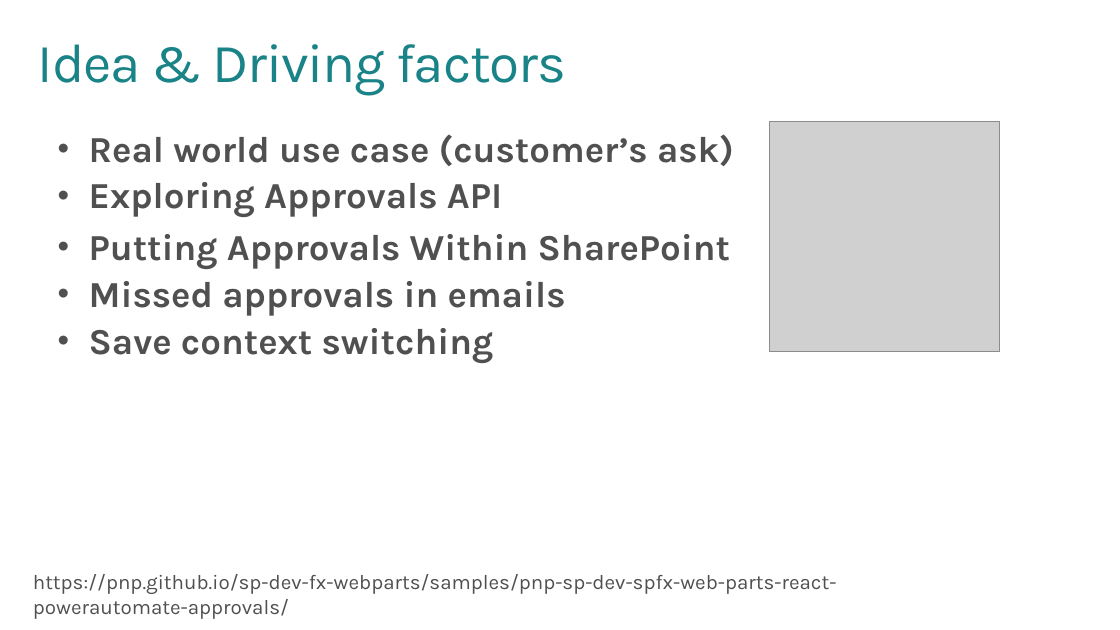
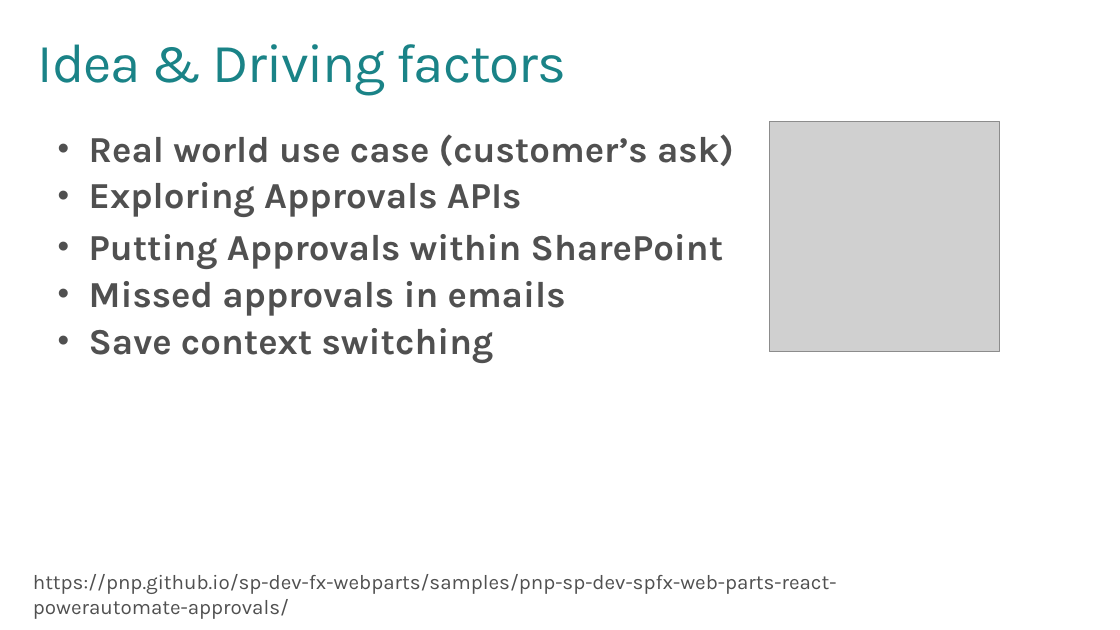
Before and after one commit to siddharth-vaghasia/public-docs, a slide deck: slide 3 of PnP_30_09_2026_PowerAutomateApprovalDashboard.pptx. Drawn at 1120x630 pixels with LibreOffice and Linux fonts; fonts in the diff are those of the drawing; grey boxes stand for pictures; background and template pictures are left out. Boxes give left, top, right and bottom in pixels: in the first picture for what was removed or moved away, otherwise in the second. Text is boxed around its words. In the diff, an @@ line names an element or a change of style, - is before the commit and + after.

```diff
--- a/PnP_30_09_2026_PowerAutomateApprovalDashboard.pptx
+++ b/PnP_30_09_2026_PowerAutomateApprovalDashboard.pptx
@@ text at (89, 182, 723, 269): text changed @@
-• Exploring Approvals API
-• Putting Approvals Within SharePoint
+• Exploring Approvals APIs
+• Putting Approvals within SharePoint
```
Also in this commit, not shown: 1 other slide changed, 1 slide removed.
